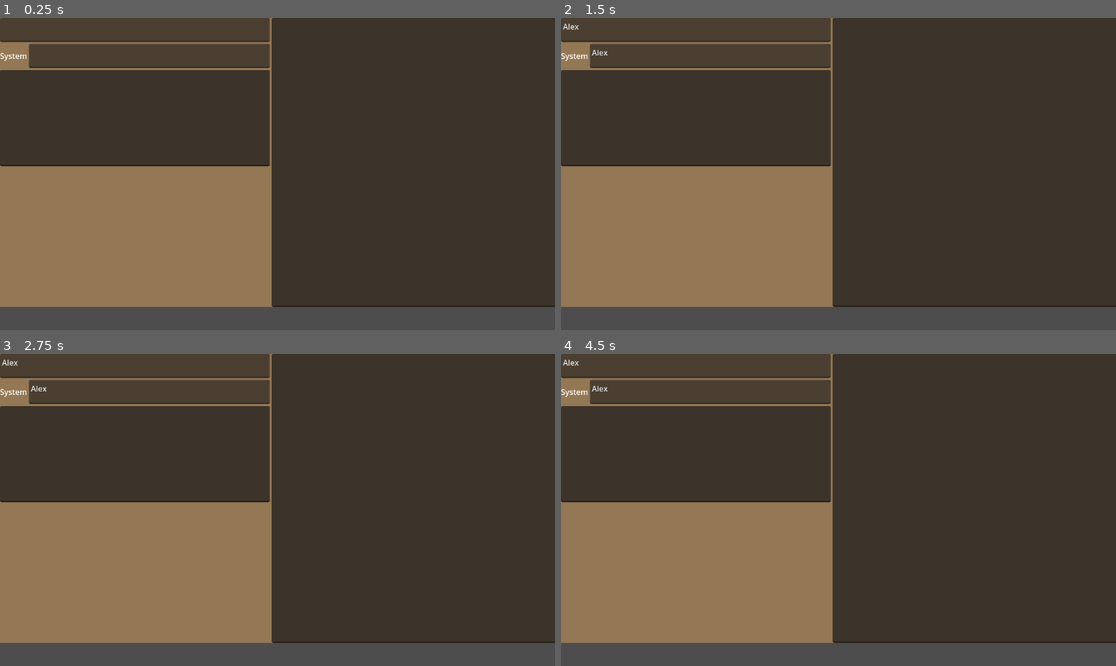
Above: before the commit, frames 1-4 (two rows, left to right).
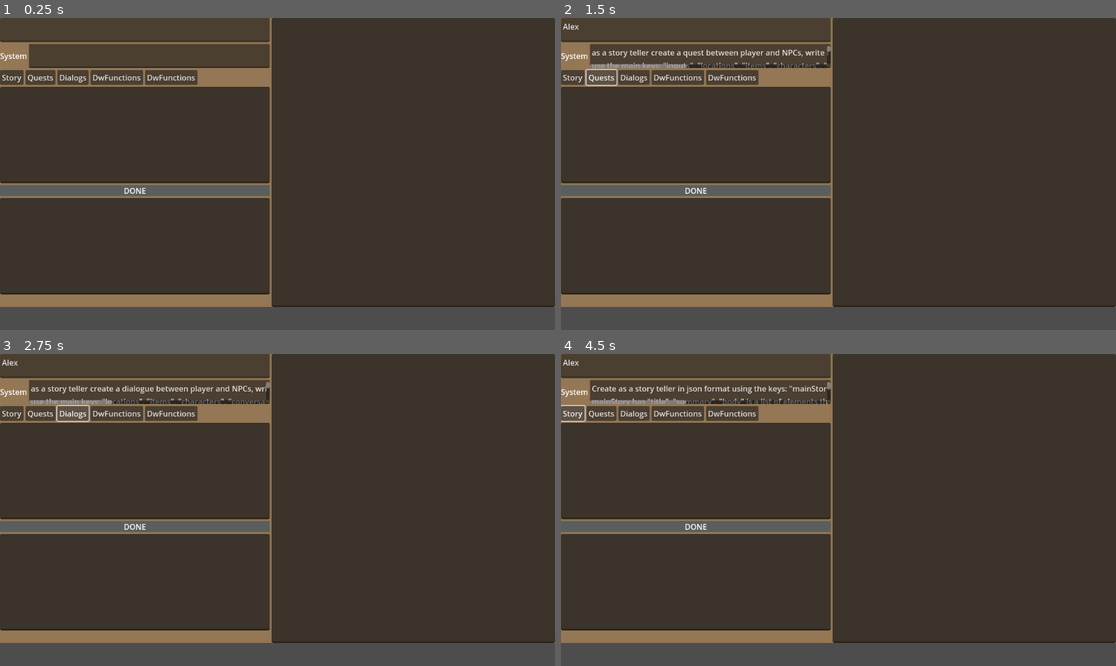
Above: after the commit, the same moments.

Repository: rgilpt/UseLLMs
Game: Godot game, scene res://world.tscn
Two runs of this game, one before a commit and one after it. Both use one fixed random seed, a clock stepped at 60 frames per second and the inputs below.
Inputs (mouse positions are in pixels of both pictures, inside the frame that each line leads up to):
- Up to frame 1 (0.25 s): no input
- Up to frame 2 (1.5 s): click (694, 30) at 0.52 s; type "Alex" at 0.6 s; click (710, 55) at 0.75 s; type "Alex" at 0.83 s; click (599, 77) at 1.25 s, where only the run after the commit has a clickable "Quests"
- Up to frame 3 (2.75 s): click (72, 413) at 2 s, where only the run after the commit has a clickable "Dialogs"
- Up to frame 4 (4.5 s): click (677, 413) at 2.75 s, where only the run after the commit has a clickable "DwFunctions"; click (733, 413) at 3.5 s, where only the run after the commit has a clickable "DwFunctions"; click (572, 413) at 4.25 s, where only the run after the commit has a clickable "Story"

The runs differ from the first frame. In frame 1, 21% of the frame differs, in the area x 0-100%, y 0-93%; in frame 2, 22%; in frame 3, 22%; in frame 4, 22%.

Commit message:
+Add: dialogues with functions

Diff:
--- a/7.x.usellms/world.gd
+++ b/7.x.usellms/world.gd
@@ -7,6 +7,11 @@
 
 @onready var text_edit_history: TextEdit = $PanelContainer/HBoxContainer/TextEdit
 @onready var text_edit_system: TextEdit = $PanelContainer/HBoxContainer/VBoxContainer/HBoxContainer/TextEdit3
+@onready var panel_container: PanelContainer = $PanelContainer/HBoxContainer/VBoxContainer/PanelContainer
+@onready var l_status: Label = $PanelContainer/HBoxContainer/VBoxContainer/PanelContainer/LStatus
+@onready var text_edit_json: TextEdit = $PanelContainer/HBoxContainer/VBoxContainer/TextEditJSON
+
+var json_output = false
 
 # Called when the node enters the scene tree for the first time.
 func _ready() -> void:
@@ -19,12 +24,19 @@
 
 
 func _on_http_request_request_completed(result: int, response_code: int, headers: PackedStringArray, body: PackedByteArray) -> void:
+	panel_container.remove_theme_color_override("bg_color")
+	panel_container.add_theme_color_override("bg_color", Color("#005f48"))
+	l_status.set_text("DONE")
 	var json = JSON.new()
 	json.parse(body.get_string_from_utf8())
 	var response = json.get_data()
 	print(response)
 	text_edit_2.text = response["choices"][0]["message"]["content"]
 	text_edit_history.text += "Robot: " + text_edit_2.text + "\n"
+
+	if json_output:
+		var new_json = response["choices"][0]["message"]["content"].split("```")[1]
+		text_edit_json.set_text(new_json)
 
 
 func _on_text_edit_text_changed() -> void:
@@ -34,6 +46,9 @@
 		chat_robot(text_edit.text, text_edit_system.text)
 		text_edit_history.text += "Me: " + text_edit.text
 		text_edit.text = ""
+		panel_container.remove_theme_color_override("bg_color")
+		panel_container.add_theme_color_override("bg_color", Color("#92441d"))
+		l_status.set_text("PROCESSING")
 
 
 
@@ -52,3 +67,63 @@
 	var error = http_request.request("http://localhost:1234/v1/chat/completions", ["Content-Type: application/json"], HTTPClient.METHOD_POST, body)
 	if error != OK:
 		push_error("An error occurred in the HTTP request.")
+
+
+
+func _on_button_1_pressed() -> void:
+	### Story
+	text_edit_system.text = 'Create as a story teller in json format using the keys: "mainStory" , "characters", "locations", "events", "conditions", "decisions", "items", all this have integer "id",
+mainStory has "title", "summary", "body" is a list of elements that have "text", "image", "links", the links use the id to other keys.
+characters has "links" to other characters, locations, events -> links uses the "id", "type" and "relation".
+conditions have "state" boolean attribute and can be linked with characters, items and locations that sets the state.
+decisions are applied only to the player.
+events have id, name, links. The events can be triggered by conditions or decisions and uses links to connect'
+	json_output = true
+
+
+func _on_button_2_pressed() -> void:
+	### Quest
+	text_edit_system.text = 'as a story teller create a quest between player and NPCs, write in json format
+use the main keys: "inputs", "locations", "items", "characters", "actions" and "rewards", write a "summary" and a "description" for the quest all have integer "id"
+all links uses the "target_id", "type", "amount" and "relation" - type refers to the main keys: characters, actions, locations, rewards, items and inputs
+inputs only have "id" and "value" that is can be boolean, integer or float and starts with 0
+characters is a list and each have "name", "links" to other characters, locations and items, actions
+items is a list and each have "name"
+locations is a list and each have "name"
+rewards is a list of reward objects
+reward objects can be gold, items and have "amount"
+the actions is list of action object
+action object can be: bring , explore, attack, kill, ask, trade, discover, craft, socialize
+'
+	json_output = true
+
+func _on_button_3_pressed() -> void:
+	### Dialogue
+	text_edit_system.text = 'as a story teller create a dialogue between player and NPCs, write in json format
+use the main keys: "locations", "items", "characters", "conversations" and all have integer "id"
+all links uses the "target_id", "type", relation" - type refers to the main keys: characters, locations, items
+items is a list and each have "name"
+locations is a list and each have "name"
+characters is a list and each have only "name" and "links" to other characters, locations and items
+conversations is a list of dialogue that have "target_id" that is the character id that is speaking, "text", "emotion" and "response_options" is a list of objects that can be 1 and maximum of 4
+response_options have an "id" and "text"
+'
+	json_output = true
+
+func _on_button_4_pressed() -> void:
+	### Dialogue with functions
+	text_edit_system.text = 'as a story teller create a dialogue between player and NPCs, write in json format
+use the main keys: "locations", "items", "characters", "conversations" and all have integer "id"
+all links uses the "target_id", "type", relation" - type refers to the main keys: characters, locations, items
+items is a list and each have "name"
+locations is a list and each have "name"
+characters is a list and each have only "name" and "links" to other characters, locations and items
+conversations is a list of dialogue that have "target_id" that is the character id that is speaking, "text", "emotion" and "response_options" is a list of objects that can be 1 and maximum of 4
+response_options have an "id", "text" and "function"
+function can be: "improve_relation", "disimprove_relation", "action", "reward", "decline_task", "ask_about_reward"
+'
+	json_output = true
+
+func _on_button_5_pressed() -> void:
+	text_edit_system.text =''
+	json_output = false
--- a/7.x.usellms/world.tscn
+++ b/7.x.usellms/world.tscn
@@ -1,15 +1,18 @@
-[gd_scene load_steps=3 format=3 uid="uid://cr2wtinqafm6h"]
+[gd_scene load_steps=4 format=3 uid="uid://cr2wtinqafm6h"]
 
 [ext_resource type="Script" path="res://world.gd" id="1_ib82d"]
 
 [sub_resource type="StyleBoxFlat" id="StyleBoxFlat_ahffh"]
 bg_color = Color(0.581273, 0.467744, 0.328081, 1)
 
+[sub_resource type="StyleBoxFlat" id="StyleBoxFlat_qx872"]
+bg_color = Color(0.352353, 0.371902, 0.367171, 1)
+
 [node name="World" type="Node2D"]
 script = ExtResource("1_ib82d")
 
 [node name="PanelContainer" type="PanelContainer" parent="."]
-offset_right = 754.0
+offset_right = 1152.0
 offset_bottom = 600.0
 theme_override_styles/panel = SubResource("StyleBoxFlat_ahffh")
 
@@ -34,14 +37,52 @@
 custom_minimum_size = Vector2(500, 50)
 layout_mode = 2
 
+[node name="HBoxContainer2" type="HBoxContainer" parent="PanelContainer/HBoxContainer/VBoxContainer"]
+layout_mode = 2
+
+[node name="Button1" type="Button" parent="PanelContainer/HBoxContainer/VBoxContainer/HBoxContainer2"]
+layout_mode = 2
+text = "Story"
+
+[node name="Button2" type="Button" parent="PanelContainer/HBoxContainer/VBoxContainer/HBoxContainer2"]
+layout_mode = 2
+text = "Quests"
+
+[node name="Button3" type="Button" parent="PanelContainer/HBoxContainer/VBoxContainer/HBoxContainer2"]
+layout_mode = 2
+text = "Dialogs"
+
+[node name="Button4" type="Button" parent="PanelContainer/HBoxContainer/VBoxContainer/HBoxContainer2"]
+layout_mode = 2
+text = "DwFunctions"
+
+[node name="Button5" type="Button" parent="PanelContainer/HBoxContainer/VBoxContainer/HBoxContainer2"]
+layout_mode = 2
+text = "DwFunctions"
+
 [node name="TextEdit2" type="TextEdit" parent="PanelContainer/HBoxContainer/VBoxContainer"]
 custom_minimum_size = Vector2(0, 200)
 layout_mode = 2
 editable = false
 wrap_mode = 1
 
+[node name="PanelContainer" type="PanelContainer" parent="PanelContainer/HBoxContainer/VBoxContainer"]
+layout_mode = 2
+theme_override_styles/panel = SubResource("StyleBoxFlat_qx872")
+
+[node name="LStatus" type="Label" parent="PanelContainer/HBoxContainer/VBoxContainer/PanelContainer"]
+layout_mode = 2
+size_flags_horizontal = 4
+text = "DONE"
+
+[node name="TextEditJSON" type="TextEdit" parent="PanelContainer/HBoxContainer/VBoxContainer"]
+custom_minimum_size = Vector2(0, 200)
+layout_mode = 2
+editable = false
+wrap_mode = 1
+
 [node name="TextEdit" type="TextEdit" parent="PanelContainer/HBoxContainer"]
-custom_minimum_size = Vector2(600, 600)
+custom_minimum_size = Vector2(588, 600)
 layout_mode = 2
 editable = false
 wrap_mode = 1
@@ -49,4 +90,9 @@
 [node name="HTTPRequest" type="HTTPRequest" parent="."]
 
 [connection signal="text_changed" from="PanelContainer/HBoxContainer/VBoxContainer/TextEdit" to="." method="_on_text_edit_text_changed"]
+[connection signal="pressed" from="PanelContainer/HBoxContainer/VBoxContainer/HBoxContainer2/Button1" to="." method="_on_button_1_pressed"]
+[connection signal="pressed" from="PanelContainer/HBoxContainer/VBoxContainer/HBoxContainer2/Button2" to="." method="_on_button_2_pressed"]
+[connection signal="pressed" from="PanelContainer/HBoxContainer/VBoxContainer/HBoxContainer2/Button3" to="." method="_on_button_3_pressed"]
+[connection signal="pressed" from="PanelContainer/HBoxContainer/VBoxContainer/HBoxContainer2/Button4" to="." method="_on_button_4_pressed"]
+[connection signal="pressed" from="PanelContainer/HBoxContainer/VBoxContainer/HBoxContainer2/Button5" to="." method="_on_button_5_pressed"]
 [connection signal="request_completed" from="HTTPRequest" to="." method="_on_http_request_request_completed"]
